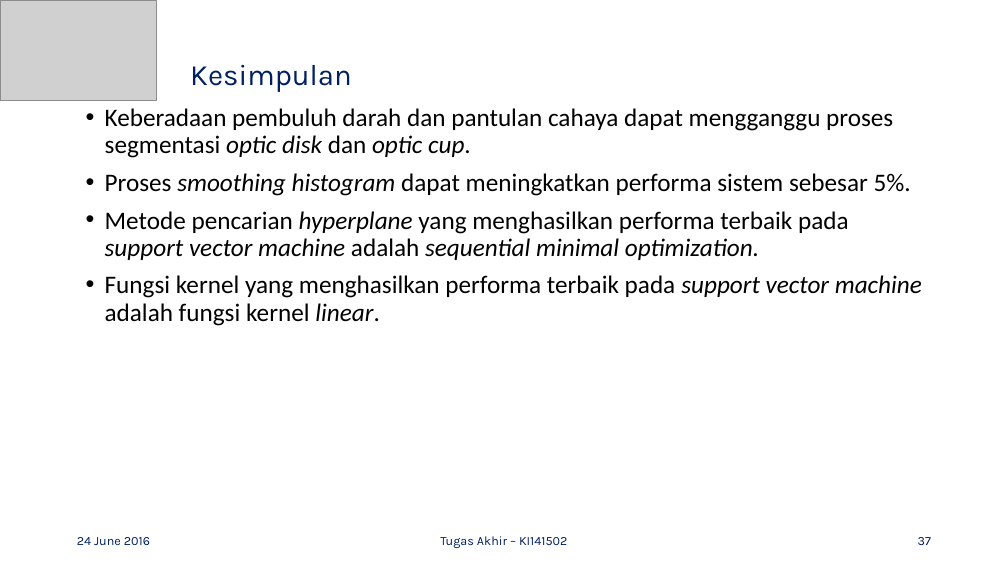
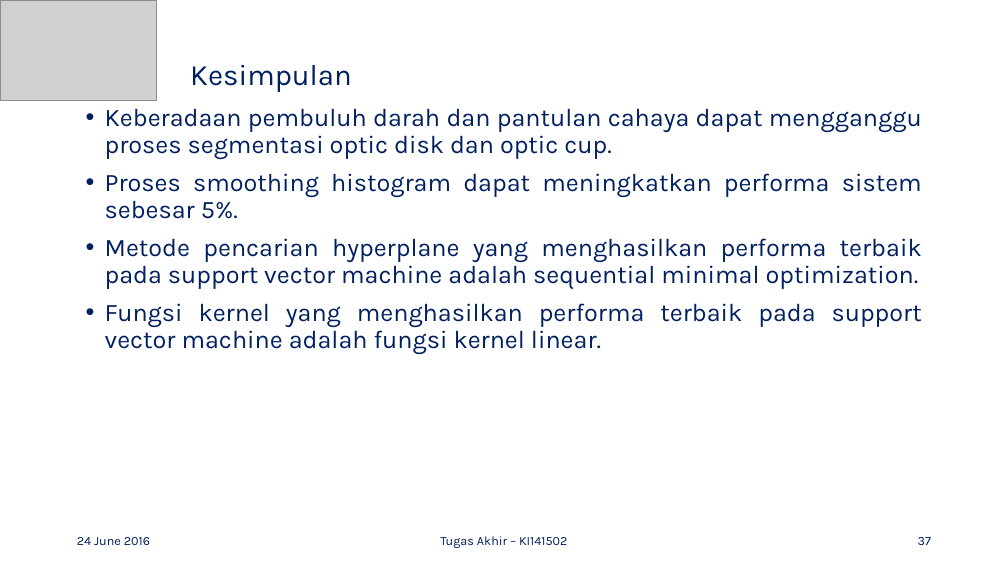
Before and after one commit to mustofa27/tugasAkhir, a slide deck: slide 37 of Bismillah Buku TA/Presentasi-TA_Ahmad-Mustofa_5112100100.pptx. Drawn at 1008x567 pixels with LibreOffice and Linux fonts; fonts in the diff are those of the drawing; grey boxes stand for pictures. Boxes give left, top, right and bottom in pixels: in the first picture for what was removed or moved away, otherwise in the second. Text is boxed around its words. In the diff, an @@ line names an element or a change of style, - is before the commit and + after.

```diff
--- a/Bismillah Buku TA/Presentasi-TA_Ahmad-Mustofa_5112100100.pptx
+++ b/Bismillah Buku TA/Presentasi-TA_Ahmad-Mustofa_5112100100.pptx
@@ text "Keberadaan pembuluh darah dan pantulan ..." at [105, 108, 922, 354]: font Calibri to Karla, text colour #000000 to #002060; italic off in "optic disk optic cup.", "smoothing histogram", "hyperplane support vector machine sequential minimal optimiz ...", "support vector machine linear."; alignment left to justified @@
```
Also in this commit, not shown: 4 other slides changed, 5 slides added, 1 other file.
